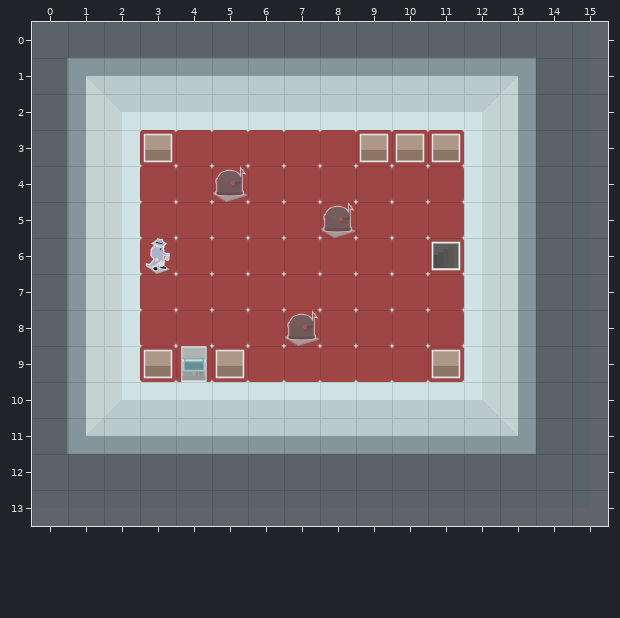
Two versions of a level (Tiled map, src/resources/maps/level-3-floor-3.tmx). That is the earlier state.
Cells are 75x75 px. Shown: x 0..15, y 0..13.
And afterwards:
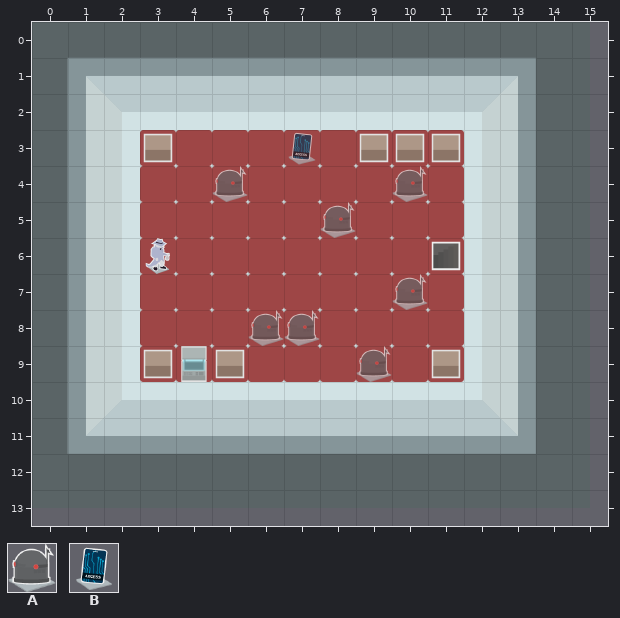
Key: from "tiles": A 6, B 9.
Objects are placed by their top-left corner, in cells (3,4 is the top-left corner of cell 3,4); size is 1x1 cell unless given.
Edits made:
{"where": "layer \"Random Key\" (now shown)"}
{"now": "B at 7,3"}
{"where": "layer \"Random Enemies\" (now shown)"}
{"now": "A at 10,4"}
{"now": "A at 10,7"}
{"now": "A at 6,8"}
{"now": "A at 9,9"}
